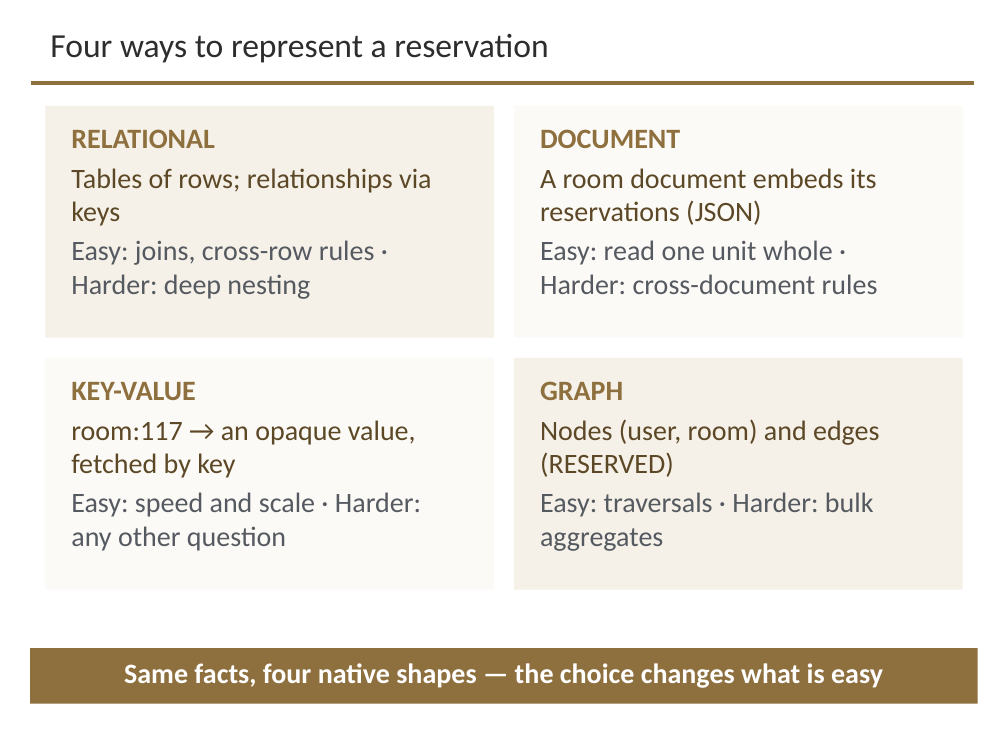
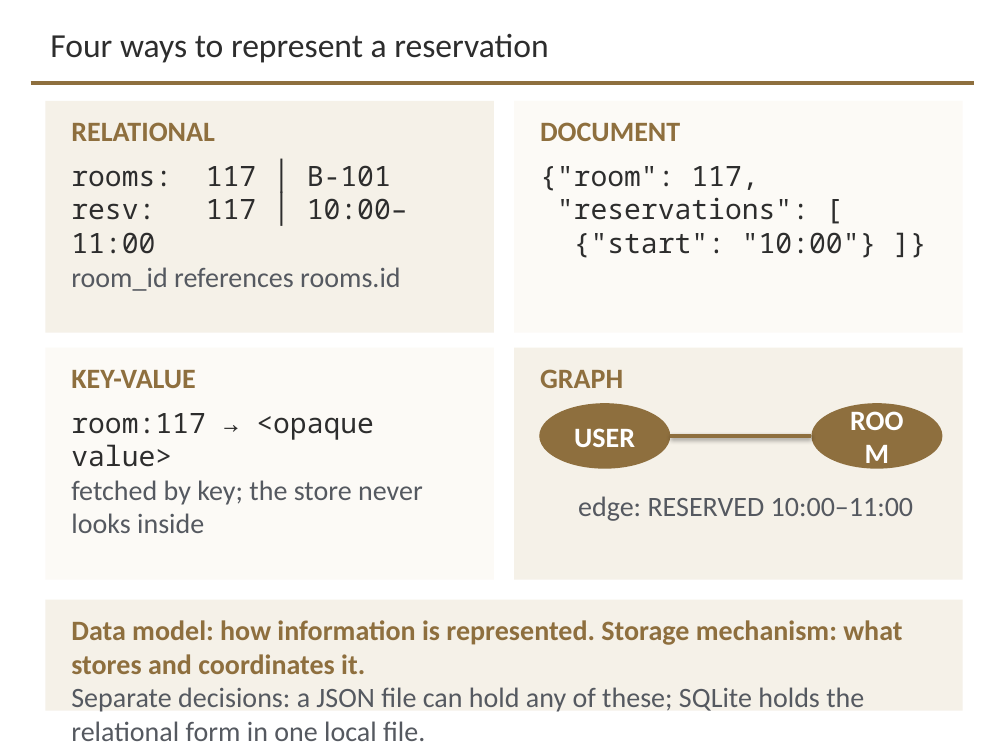
Before and after one commit to davisjam/model-based-agentic-software-engineering, a slide deck: slide 6 of course/lectures/act-3-software-in-the-world/02-compute-environments-and-data-management/3-2-Data-Management.pptx. Drawn at 1008x756 pixels with LibreOffice and Linux fonts; fonts in the diff are those of the drawing; background and template pictures are left out. Boxes give left, top, right and bottom in pixels: in the first picture for what was removed or moved away, otherwise in the second. Text is boxed around its words. In the diff, an @@ line names an element or a change of style, - is before the commit and + after.

```diff
--- a/course/lectures/act-3-software-in-the-world/02-compute-environments-and-data-management/3-2-Data-Management.pptx
+++ b/course/lectures/act-3-software-in-the-world/02-compute-environments-and-data-management/3-2-Data-Management.pptx
@@ rectangle: place and size @@
-rectangle at [45, 106, 494, 338]
+rectangle at [45, 101, 494, 333]
@@ rectangle: place and size @@
-rectangle at [514, 106, 963, 338]
+rectangle at [514, 101, 963, 333]
@@ text removed at [71, 129, 432, 299] @@
-RELATIONAL
-Tables of rows; relationships via keys
-Easy: joins, cross-row rules · Harder: deep nesting
@@ text added at [71, 122, 215, 141], 20 pt, text #8E6F3E, bold @@
+RELATIONAL
@@ text removed at [540, 129, 878, 294] @@
-DOCUMENT
-A room document embeds its reservations (JSON)
-Easy: read one unit whole · Harder: cross-document rules
@@ text added at [540, 122, 680, 141], 20 pt, text #8E6F3E, bold @@
+DOCUMENT
@@ text added at [71, 165, 408, 291], 20 pt, text #2D2D2D @@
+rooms: 117 │ B-101
+resv: 117 │ 10:00–11:00
+room_id references rooms.id
@@ text added at [540, 166, 877, 258], 20 pt, text #2D2D2D @@
+{"room": 117,
+"reservations": [
+{"start": "10:00"} ]}
@@ rectangle: place and size @@
-rectangle at [45, 358, 494, 590]
+rectangle at [45, 348, 494, 580]
@@ rectangle: place and size @@
-rectangle at [514, 358, 963, 590]
+rectangle at [514, 348, 963, 580]
@@ text added at [71, 370, 196, 388], 20 pt, text #8E6F3E, bold @@
+KEY-VALUE
@@ text removed at [540, 381, 880, 551] @@
-GRAPH
-Nodes (user, room) and edges (RESERVED)
-Easy: traversals · Harder: bulk aggregates
@@ text added at [540, 369, 623, 388], 20 pt, text #8E6F3E, bold @@
+GRAPH
@@ text at [71, 413, 423, 533]: text changed @@
-KEY-VALUE
-room:117 → an opaque value, fetched by key
-Easy: speed and scale · Harder: any other question
+room:117 → <opaque value>
+fetched by key; the store never looks inside
@@ ellipse added at [539, 403, 670, 469], fill #8E6F3E, 20 pt, text #FFFFFF, bold @@
+USER
@@ ellipse added at [811, 403, 942, 469], fill #8E6F3E, 20 pt, text #FFFFFF, bold @@
+ROOM
@@ line added from (670, 436) to (811, 436), #8E6F3E 2.5 pt @@
@@ text added at [578, 496, 913, 521], 20 pt, text #555960 @@
+edge: RESERVED 10:00–11:00
@@ rectangle: place and size @@
-rectangle at [30, 648, 978, 704]
+rectangle at [45, 600, 963, 711]
@@ rectangle at [45, 600, 963, 711]: fill #8E6F3E to #F5F1E8 @@
@@ text added at [71, 620, 902, 741], 20 pt, text #555960 @@
+Data model: how information is represented. Storage mechanism: what stores and coordinates it.
+Separate decisions: a JSON file can hold any of these; SQLite holds the relational form in one local file.
@@ text removed at [124, 663, 883, 688] @@
-Same facts, four native shapes — the choice changes what is easy
```
Also in this commit, not shown: 22 other slides changed.
